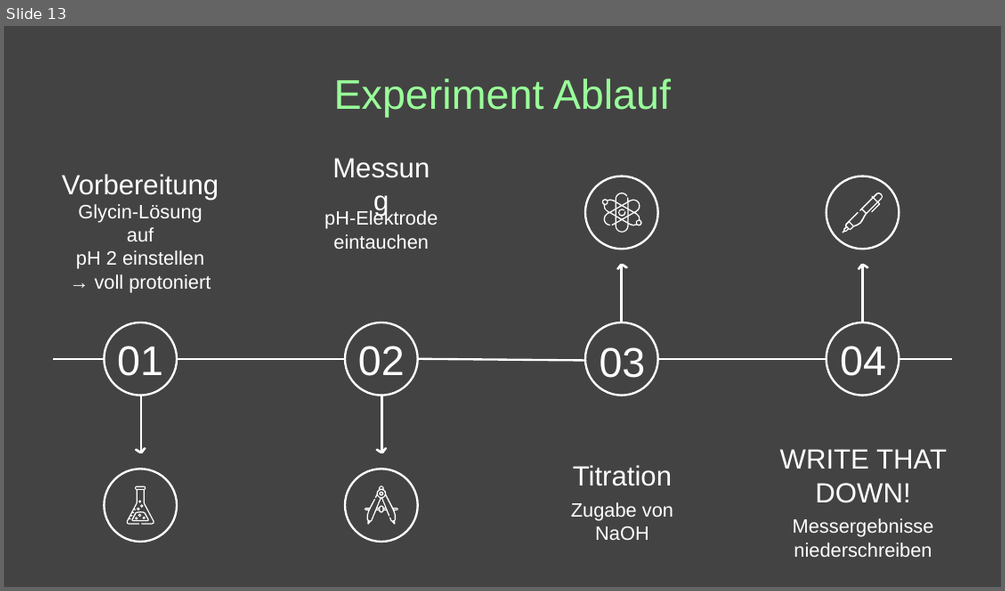
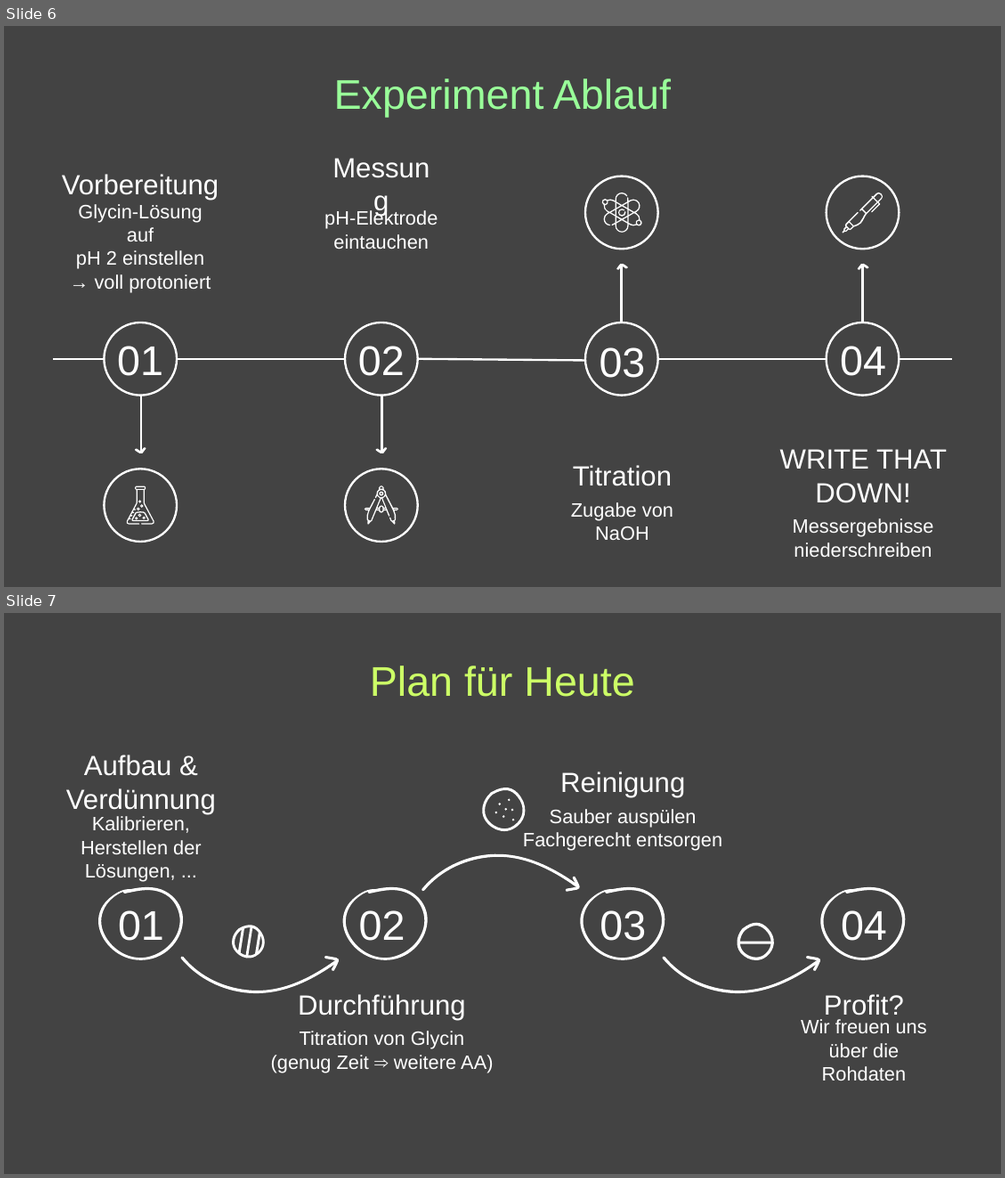
Before and after one commit to TimerErTim/bioinf.bio, a slide deck: sem-3_titration/presentation/BCH3_WS2025_GlycinTitration_ExecutionPlan.pptx. Shown one above the other, each under a label of ours: slide 13 before the commit, slides 6 and 7 after it. The pictures are 1005x591 and 1005x1178 pixels, drawn with LibreOffice and Linux fonts; fonts in the diff are those of the drawing. Boxes give left, top, right and bottom in pixels: in the first picture for what was removed or moved away, otherwise in the second. Text is boxed around its words. In the diff, an @@ line names an element or a change of style, - is before the commit and + after.

Commit message:
feat(titration): finish PP (+ add 3 stufen titration)

```diff
--- a/sem-3_titration/presentation/BCH3_WS2025_GlycinTitration_ExecutionPlan.pptx
+++ b/sem-3_titration/presentation/BCH3_WS2025_GlycinTitration_ExecutionPlan.pptx
@@ slide 7 added at (4, 613, 1001, 1174), background #434343 @@
@@ title added at (370, 666, 634, 697), 30 pt, text #CCFF66 @@
+Plan für Heute
@@ text added at (66, 755, 216, 814), 20 pt, text #FFFFFF @@
+Aufbau & Verdünnung
@@ text added at (560, 771, 685, 798), 20 pt, text #FFFFFF @@
+Reinigung
@@ text added at (81, 816, 202, 882), 14 pt, text #FFFFFF @@
+Kalibrieren, Herstellen der Lösungen, ...
@@ group added at (477, 784, 532, 835): 8 freeform shapes @@
@@ text added at (523, 809, 722, 851), 14 pt, text #FFFFFF @@
+Sauber auspülen
+Fachgerecht entsorgen
@@ group added at (97, 817, 907, 1030): 10 freeform shapes @@
@@ text added at (118, 910, 164, 941), 30 pt, text #FFFFFF @@
+01
@@ group added at (228, 923, 269, 961): 4 freeform shapes @@
@@ text added at (359, 910, 405, 941), 30 pt, text #FFFFFF @@
+02
@@ text added at (599, 910, 646, 941), 30 pt, text #FFFFFF @@
+03
@@ freeform shape added at (735, 922, 776, 960), fill #FFFFFF @@
@@ text added at (841, 910, 887, 941), 30 pt, text #FFFFFF @@
+04
@@ freeform shape added at (737, 941, 773, 944), fill #FFFFFF @@
@@ text added at (298, 994, 466, 1020), 20 pt, text #FFFFFF @@
+Durchführung
@@ text added at (824, 994, 904, 1020), 20 pt, text #FFFFFF @@
+Profit?
@@ text added at (271, 1030, 493, 1072), 14 pt, text #FFFFFF @@
+Titration von Glycin
+(genug Zeit ⇒ weitere AA)
@@ text added at (801, 1019, 927, 1080), 14 pt, text #FFFFFF @@
+Wir freuen uns über die Rohdaten
@@ what was slide 13 is now slide 6 @@
```
Also in this commit, not shown: 5 slides changed, 5 other slides added, 1 slide removed, 3 other files.
